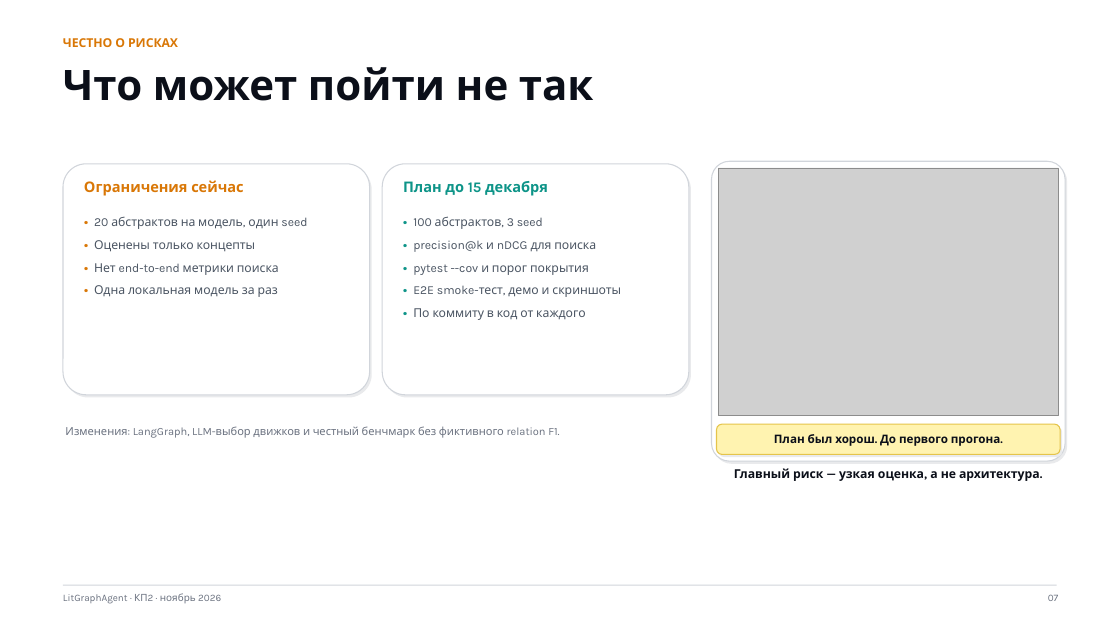
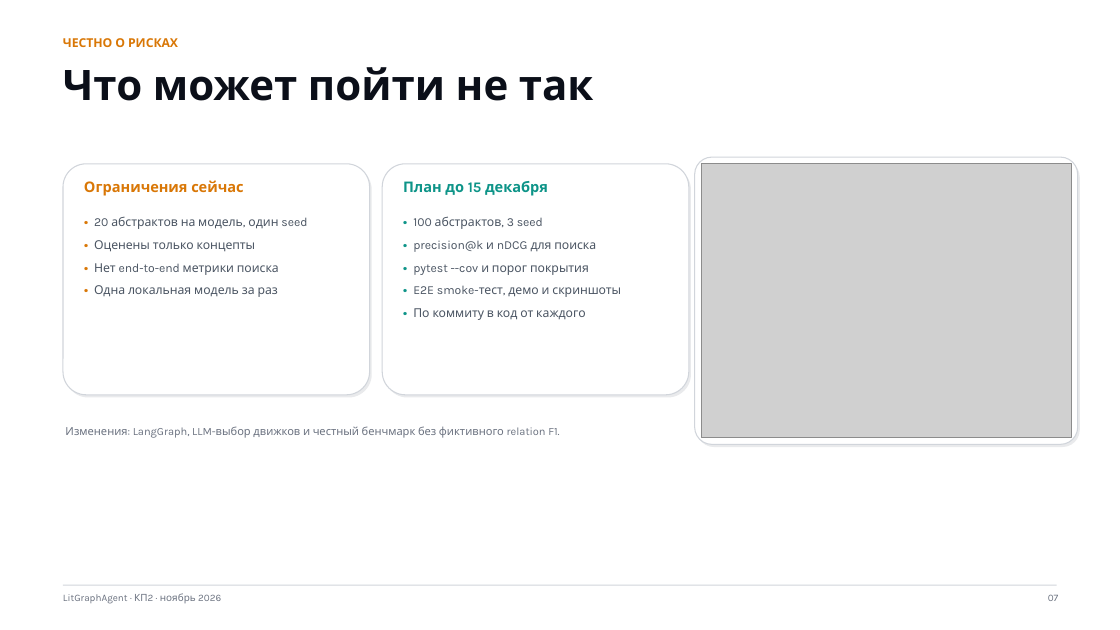
Before and after one commit to Icold21/lit-graph-agent, a slide deck: slide 7 of docs/kp2/kp2_presentation_kp1_style.pptx. Drawn at 1120x630 pixels with LibreOffice and Linux fonts; fonts in the diff are those of the drawing; grey boxes stand for pictures; background and template pictures are left out. Boxes give left, top, right and bottom in pixels: in the first picture for what was removed or moved away, otherwise in the second. Text is boxed around its words. In the diff, an @@ line names an element or a change of style, - is before the commit and + after.

```diff
--- a/docs/kp2/kp2_presentation_kp1_style.pptx
+++ b/docs/kp2/kp2_presentation_kp1_style.pptx
@@ rounded rectangle: place and size @@
-rounded rectangle at bbox=[712, 161, 1065, 461]
+rounded rectangle at bbox=[695, 157, 1078, 444]
@@ rounded rectangle: place and size @@
-rounded rectangle at bbox=[713, 164, 1067, 464]
+rounded rectangle at bbox=[697, 160, 1080, 447]
@@ picture: place and size @@
-picture at bbox=[718, 168, 1059, 416]
+picture at bbox=[702, 164, 1071, 438]
@@ rounded rectangle removed at bbox=[717, 424, 1060, 455] @@
-План был хорош. До первого прогона.
@@ rounded rectangle removed at bbox=[718, 427, 1062, 457] @@
@@ text removed at bbox=[734, 468, 1040, 481] @@
-Главный риск — узкая оценка, а не архитектура.
```
Also in this commit, not shown: 1 other slide changed, 4 other files.
